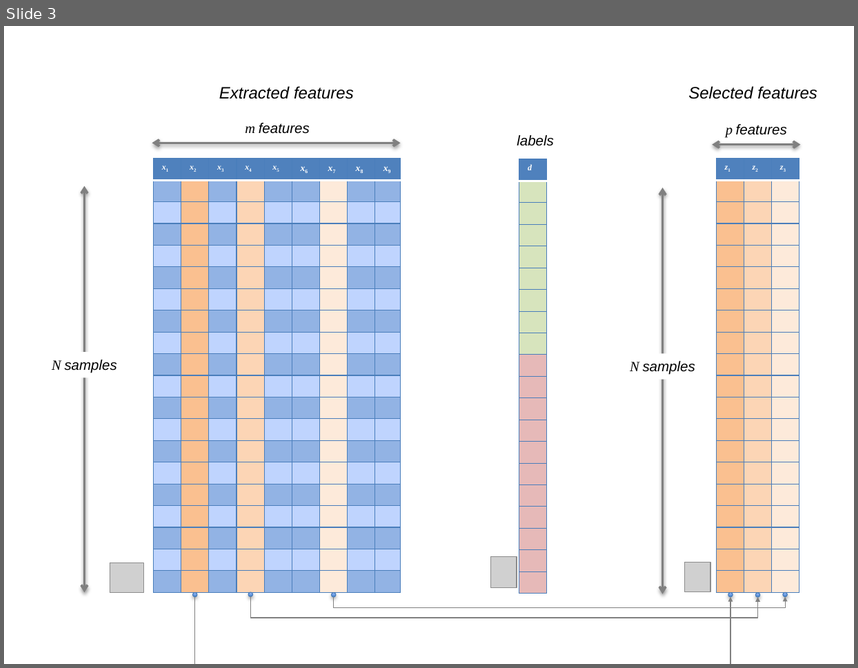
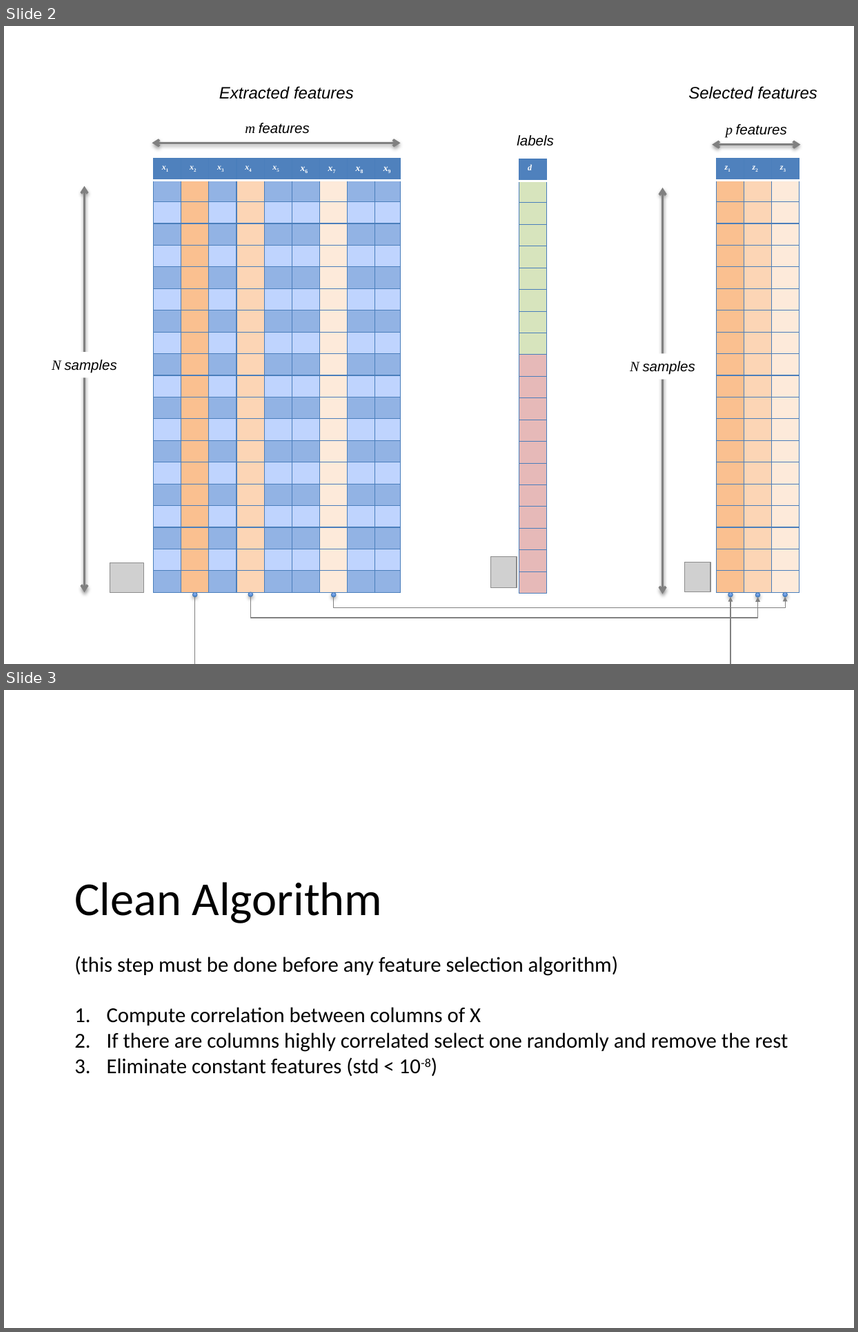
Before and after one commit to domingomery/patrones, a slide deck: clases/Cap03_Seleccion_de_Caracteristicas/presentations/PAT03_Clean.pptx. Shown one above the other, each under a label of ours: slide 3 before the commit, slides 2 and 3 after it. The pictures are 858x668 and 858x1332 pixels, drawn with LibreOffice and Linux fonts; fonts in the diff are those of the drawing; grey boxes stand for pictures. Boxes give left, top, right and bottom in pixels: in the first picture for what was removed or moved away, otherwise in the second. Text is boxed around its words. In the diff, an @@ line names an element or a change of style, - is before the commit and + after.

```diff
--- a/clases/Cap03_Seleccion_de_Caracteristicas/presentations/PAT03_Clean.pptx
+++ b/clases/Cap03_Seleccion_de_Caracteristicas/presentations/PAT03_Clean.pptx
@@ slide 3 added at (4, 690, 854, 1328), background #FFFFFF @@
@@ text added at (74, 882, 789, 1076), 18 pt, text #000000 @@
+Clean Algorithm
+(this step must be done before any feature selection algorithm)
+1. Compute correlation between columns of X
+2. If there are columns highly correlated select one randomly and remove the rest
+3. Eliminate constant features (std < 10-8)
@@ what was slide 3 is now slide 2 @@
```
Also in this commit, not shown: 1 slide changed, 18 slides removed, 11 other files.
